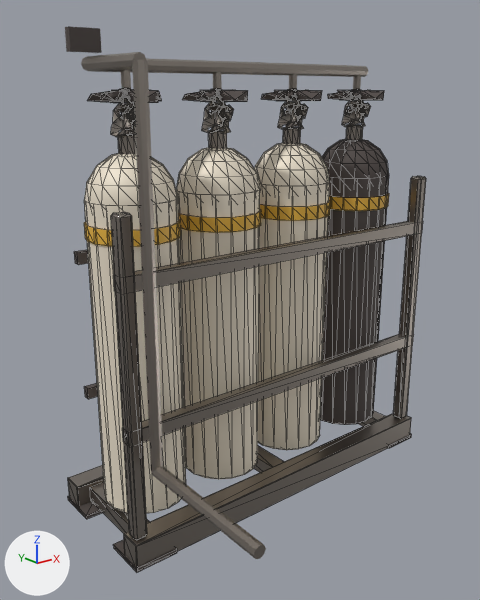
Renders of the glTF model models/prop_oxygen_maker.glb from each side of a commit.
Before and after are seen from a 50 mm lens placed at (-1.92, -2.28, 1.82), pointed at (-0.22, -0.16, 0.97). The axes (+X, +Y, +Z) are drawn at lower left. The lights are the same throughout. The first picture is the older version. Mesh edges are drawn as thin lines on the coarser meshes. Where no turn or scale is listed for an object, it has been applied to the vertices. Vertices at exactly the same position are counted once.

In view in the first picture: 'body-col', 'detail-col'.
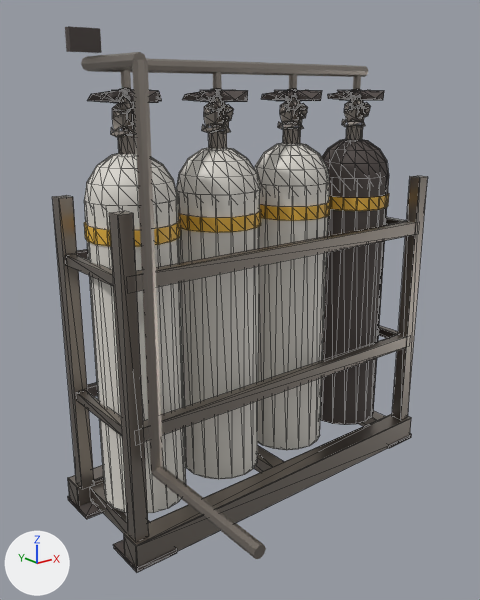
The change, as a diff of the scene's bpy script:
```diff
--- a/models/prop_oxygen_maker.glb.py
+++ b/models/prop_oxygen_maker.glb.py
@@ mat_panel @@
+mat_panel = principled_material('panel')
+mat_panel.base_color = (0.73, 0.701, 0.644)  # light grey #dedad2
@@ me_body_col @@
-me_body_col.from_pydata(...)  # 2192 vertices, 3296 faces; spans x -0.87..0.87, y -0.06..0.57, z -0.06..1.77
+me_body_col.from_pydata(...)  # 2216 vertices, 3308 faces; spans x -0.87..0.87, y -0.06..0.57, z -0.06..1.77
+# me_body_col part 1: a new loose piece, a box spanning x -0.85..-0.79, y -0.03..0.03, z 0.06..1.36, in mat_metal (grey #9c948c)
+# me_body_col part 2: a new loose piece, a box spanning x -0.85..-0.79, y 0.44..0.5, z 0.06..1.36, in mat_metal (grey #9c948c)
+# me_body_col part 3: a new loose piece, a box spanning x 0.79..0.85, y -0.03..0.03, z 0.06..1.36, in mat_metal (grey #9c948c)
+# me_body_col part 4: a new loose piece, a box spanning x -0.825..0.825, y -0.025..0.025, z 0.48..0.54, in mat_metal (grey #9c948c)
+# me_body_col part 5: a new loose piece, a box spanning x -0.84..-0.8, y 0.025..0.445, z 0.49..0.53, in mat_metal (grey #9c948c)
+# me_body_col part 6: a new loose piece, a box spanning x 0.8..0.84, y 0.025..0.445, z 0.49..0.53, in mat_metal (grey #9c948c)
+# me_body_col part 7: a new loose piece, a box spanning x -0.825..0.825, y -0.025..0.025, z 1.08..1.14, in mat_metal (grey #9c948c)
+# me_body_col part 8: a new loose piece, a box spanning x -0.84..-0.8, y 0.025..0.445, z 1.09..1.13, in mat_metal (grey #9c948c)
+# me_body_col part 9: a new loose piece, a box spanning x 0.8..0.84, y 0.025..0.445, z 1.09..1.13, in mat_metal (grey #9c948c)
+# me_body_col part 10: a new loose piece, a box spanning x -0.825..0.825, y 0.445..0.475, z 0.485..0.535, in mat_trim (dark grey #4f4744)
+# me_body_col part 11: a new loose piece, a box spanning x -0.825..0.825, y 0.445..0.475, z 1.085..1.135, in mat_trim (dark grey #4f4744)
+# me_body_col part 12: 16 vertices moved within x 0.19..0.21, y 0.2..0.32, z 1.65..1.73; 21 vertices removed from x 0.16..0.24, y 0.18..0.31, z 1.62..1.73; 23 vertices added at x 0.14..0.25, y 0.19..0.32, z 1.62..1.74
+# me_body_col part 13: 15 vertices moved within x -0.66..-0.63, y 0.21..0.32, z 1.65..1.73; 21 vertices removed from x -0.68..-0.6, y 0.18..0.31, z 1.62..1.73; 23 vertices added at x -0.7..-0.59, y 0.19..0.32, z 1.62..1.74
+# me_body_col part 14: 14 vertices moved within x -0.23..-0.21, y 0.2..0.32, z 1.65..1.73; 21 vertices removed from x -0.26..-0.18, y 0.18..0.31, z 1.62..1.73; 23 vertices added at x -0.28..-0.17, y 0.19..0.32, z 1.62..1.74
+# me_body_col part 15: 14 vertices moved within x 0.61..0.63, y 0.2..0.32, z 1.65..1.73; 21 vertices removed from x 0.58..0.66, y 0.18..0.31, z 1.62..1.73; 23 vertices added at x 0.56..0.67, y 0.19..0.32, z 1.62..1.74
+# me_body_col part 16: 876 faces spanning x -0.81..0.39, y 0.08..0.44, z 0.06..1.54 switch from mat_body (pale yellow #efe4d0) to mat_panel (light grey #dedad2)
+# other edits to the shape of me_body_col do not show in these pictures
 me_body_col.materials.append(mat_metal)
```

Location of each change, (x1, y1, x2, y2) in pixels of the pictures (480 x 600 px; the box of a moved part takes in the faces that stretch with it):
'body-col', reshaped
    before: (68, 88, 426, 572)
    after: (52, 88, 428, 572)
part 1 of me_body_col, added
    after: (109, 211, 149, 542)
part 2 of me_body_col, added
    after: (52, 195, 94, 489)
part 3 of me_body_col, added
    after: (392, 176, 428, 420)
part 4 of me_body_col, added
    after: (143, 334, 406, 442)
part 5 of me_body_col, added
    after: (77, 390, 122, 436)
part 6 of me_body_col, added (mostly hidden)
    after: (379, 325, 398, 338)
part 7 of me_body_col, added
    after: (136, 221, 415, 291)
part 8 of me_body_col, added
    after: (66, 254, 113, 286)
part 9 of me_body_col, added (mostly hidden)
    after: (386, 217, 406, 225)
part 10 of me_body_col, added (mostly hidden)
    after: (87, 382, 98, 397)
part 11 of me_body_col, added (mostly hidden)
    after: (77, 249, 88, 259)
part 12 of me_body_col, moved or reshaped
    before: (278, 97, 308, 129)
    after: (278, 96, 308, 129)
part 13 of me_body_col, moved or reshaped
    before: (111, 93, 135, 137)
    after: (111, 97, 135, 137)
part 14 of me_body_col, moved or reshaped
    both: (202, 97, 234, 132)
part 15 of me_body_col, moved or reshaped
    before: (342, 95, 370, 126)
    after: (342, 95, 371, 126)
part 16 of me_body_col, edited (looks the same)
    both: (84, 143, 330, 513)
